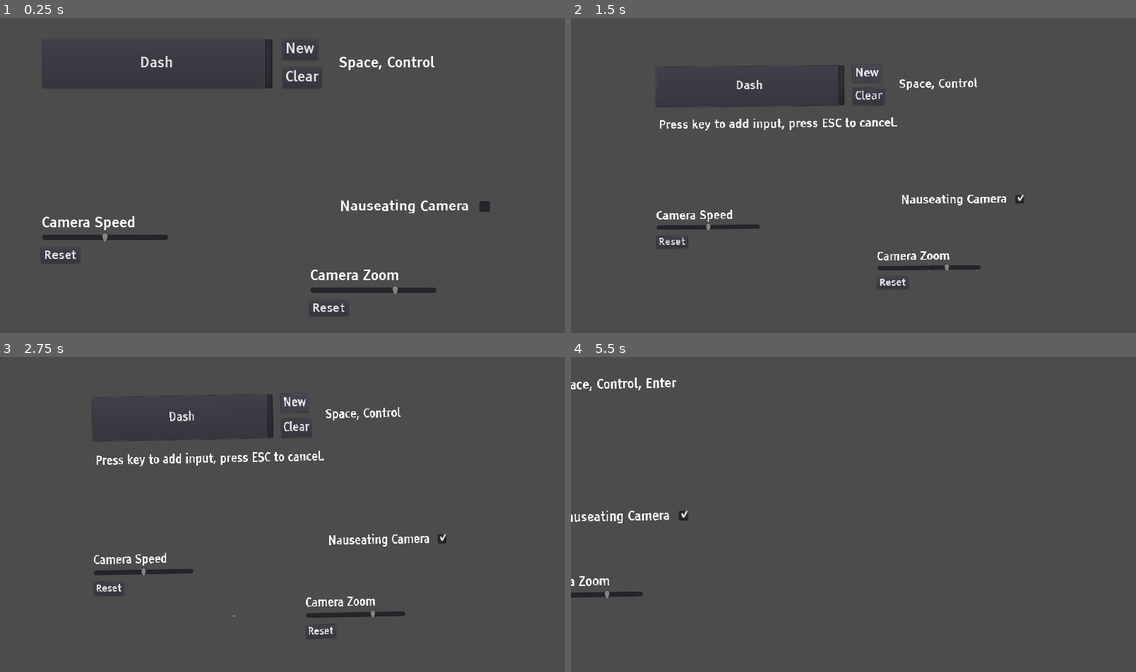
Above: before the commit, frames 1-4 (two rows, left to right).
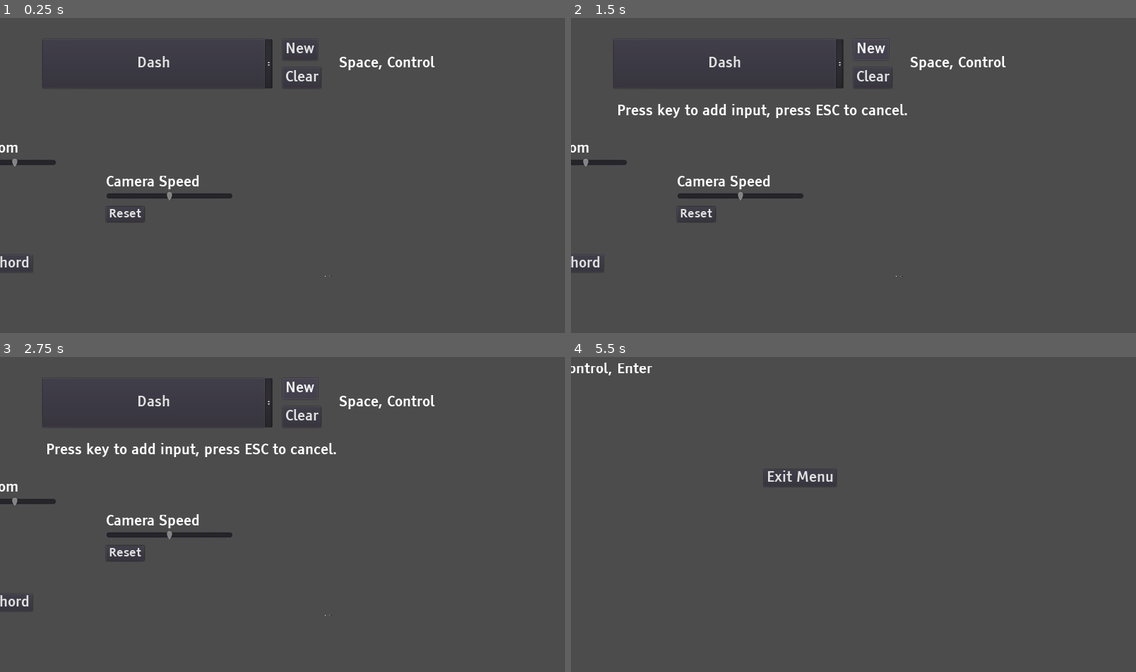
Above: after the commit, the same moments.

Repository: mOtHNOg/GWJ37---Inside-the-machine
Game: Godot game, scene res://scenes/World.tscn
Same seed, same stepped clock (60 frames per second), same inputs: the game is played once before the commit and once after it.
Inputs (mouse positions are in pixels of both pictures, inside the frame that each line leads up to):
- Up to frame 1 (0.25 s): no input
- Up to frame 2 (1.5 s): click (1056, 207) at 0.52 s; click "New" at 1.25 s
- Up to frame 3 (2.75 s): click "New" at 2 s
- Up to frame 4 (5.5 s): tap Enter at 2.75 s; hold D (Right) 2.78-3.53 s; tap Space (Dash) every 0.75 s from 2.85 to 5.1 s; hold S (Down) 3.53-4.28 s; hold D (Right) 4.28-5.03 s; hold W (Up) from 5.03 s (still down)

The runs differ from the first frame. In frame 1, 2.9% of the frame differs, in the area x 0-87%, y 12-94%; in frame 2, 4.5%; in frame 3, 4.5%, in the area x 0-79%, y 6-90%; in frame 4, 1.2%.

Commit message:
score system, random chord button + a lot of messy code

Diff:
--- a/scenes/ControllableCamera.gd
+++ b/scenes/ControllableCamera.gd
@@ -101,7 +101,7 @@
 
 	else:
 		rand_rotation_dir = 0
-		zoom = lerp(zoom, Vector2(1, 1), ROTOFUDGE * delta)
+		cam_zoom = lerp(cam_zoom, Vector2(1, 1), ROTOFUDGE * delta)
 		nauseating_rotation = 0
 
 		var nearest_rotation = stepify(rotation_degrees, 360)
--- a/scenes/ControllableCamera.tscn
+++ b/scenes/ControllableCamera.tscn
@@ -12,3 +12,6 @@
 material = ExtResource( 2 )
 z_index = 3
 polygon = PoolVector2Array( -640, -360, 640, -360, 640, 360, -640, 360 )
+__meta__ = {
+"_edit_lock_": true
+}
--- /dev/null
+++ b/scenes/WinScreen.gd
@@ -0,0 +1,13 @@
+extends Control
+
+onready var labels: Dictionary = {
+	"congratulations" : $Labels/Congratulations,
+	"time" : $Labels/Time,
+	"interactions" : $Labels/Interactions,
+	"score" : $Labels/Score
+}
+
+func _ready():
+	labels.time.text %= str(stepify(Global.time / 60, 0.1))
+	labels.interactions.text %= str(Global.interactions, " / ", Global.total_interactions)
+	labels.score.text %= str(stepify(pow(Global.interactions, 2) / ( Global.time / 60 ) * 1000, 0.1))
--- /dev/null
+++ b/scenes/WinScreen.tscn
@@ -0,0 +1,78 @@
+[gd_scene load_steps=6 format=2]
+
+[ext_resource path="res://assets/font/TiresiasInfofont-OVA33.ttf" type="DynamicFontData" id=1]
+[ext_resource path="res://assets/font/default_font.tres" type="DynamicFont" id=2]
+[ext_resource path="res://scenes/WinScreen.gd" type="Script" id=3]
+
+[sub_resource type="DynamicFont" id=1]
+size = 56
+font_data = ExtResource( 1 )
+
+[sub_resource type="DynamicFont" id=2]
+size = 40
+font_data = ExtResource( 1 )
+
+[node name="WinScreen" type="Control"]
+anchor_right = 1.0
+anchor_bottom = 1.0
+script = ExtResource( 3 )
+__meta__ = {
+"_edit_lock_": true,
+"_edit_use_anchors_": false
+}
+
+[node name="Labels" type="VBoxContainer" parent="."]
+anchor_right = 1.0
+anchor_bottom = 1.0
+custom_constants/separation = 64
+alignment = 1
+__meta__ = {
+"_edit_lock_": true
+}
+
+[node name="Congratulations" type="Label" parent="Labels"]
+margin_top = 182.0
+margin_right = 1280.0
+margin_bottom = 239.0
+custom_fonts/font = SubResource( 1 )
+text = "Congratulations! "
+align = 1
+__meta__ = {
+"_edit_use_anchors_": false
+}
+
+[node name="Time" type="Label" parent="Labels"]
+margin_top = 303.0
+margin_right = 1280.0
+margin_bottom = 336.0
+custom_fonts/font = ExtResource( 2 )
+text = "You exited the menu in %s seconds!"
+align = 1
+autowrap = true
+__meta__ = {
+"_edit_use_anchors_": false
+}
+
+[node name="Interactions" type="Label" parent="Labels"]
+margin_top = 400.0
+margin_right = 1280.0
+margin_bottom = 433.0
+custom_fonts/font = ExtResource( 2 )
+text = "You interected with %s settings."
+align = 1
+autowrap = true
+__meta__ = {
+"_edit_use_anchors_": false
+}
+
+[node name="Score" type="Label" parent="Labels"]
+margin_top = 497.0
+margin_right = 1280.0
+margin_bottom = 537.0
+custom_fonts/font = SubResource( 2 )
+text = "SCORE: %s"
+align = 1
+autowrap = true
+__meta__ = {
+"_edit_use_anchors_": false
+}
--- a/scenes/World.gd
+++ b/scenes/World.gd
@@ -7,7 +7,7 @@
 		shuffle_positions()
 
 func shuffle_positions() -> void:
-	var shuffle_node_parents: Array = [$Checkboxes, $Sliders]
+	var shuffle_node_parents: Array = [$Checkboxes, $Sliders, $Buttons]
 	var shuffle_nodes: Array = []
 	var shuffle_nodes_pos: Array = []
 
@@ -26,5 +26,4 @@
 
 	# apply the randomized positions to the nodes
 	for i in shuffle_nodes.size():
-		print(shuffle_nodes[i])
 		shuffle_nodes[i].rect_position = shuffle_nodes_pos[i]
--- a/scenes/World.tscn
+++ b/scenes/World.tscn
@@ -1,10 +1,13 @@
-[gd_scene load_steps=6 format=2]
+[gd_scene load_steps=9 format=2]
 
 [ext_resource path="res://scenes/ui/MyCheckBox.tscn" type="PackedScene" id=1]
 [ext_resource path="res://scenes/ControllableCamera.tscn" type="PackedScene" id=2]
 [ext_resource path="res://scenes/ui/InputConfig.tscn" type="PackedScene" id=3]
 [ext_resource path="res://scenes/ui/MySlider.tscn" type="PackedScene" id=4]
 [ext_resource path="res://scenes/World.gd" type="Script" id=5]
+[ext_resource path="res://assets/font/default_font.tres" type="DynamicFont" id=6]
+[ext_resource path="res://scenes/ui/MyButton.tscn" type="PackedScene" id=7]
+[ext_resource path="res://assets/font/default_font_medium.tres" type="DynamicFont" id=8]
 
 [node name="World" type="Control"]
 anchor_right = 1.0
@@ -13,6 +16,7 @@
 __meta__ = {
 "_edit_lock_": true
 }
+shuffle_positions = true
 
 [node name="ControllableCamera" parent="." instance=ExtResource( 2 )]
 position = Vector2( 640, 360 )
@@ -28,20 +32,22 @@
 }
 
 [node name="NauseatingCamera" parent="Checkboxes" instance=ExtResource( 1 )]
-margin_left = 1098.0
-margin_top = 428.0
-margin_right = 1098.0
-margin_bottom = 428.32
+margin_left = 1338.0
+margin_top = 330.0
+margin_right = 1338.0
+margin_bottom = 330.32
 label_text = "Nauseating Camera"
 warning_text = "DO NOT PRESS THIS"
 setting = "nauseating_camera"
 
 [node name="SecretCheckbox" parent="Checkboxes" instance=ExtResource( 1 )]
-margin_left = 508.0
-margin_top = 616.0
-margin_right = 877.0
-margin_bottom = 654.24
+margin_left = -160.0
+margin_top = 280.0
+margin_right = 209.0
+margin_bottom = 318.24
 rect_scale = Vector2( 0.05, 0.05 )
+count_as_interaction = false
+count_but_not_to_total = true
 label_text = "Secret Checkbox"
 
 [node name="Sliders" type="Control" parent="."]
@@ -53,19 +59,57 @@
 }
 
 [node name="CamSpeed" parent="Sliders" instance=ExtResource( 4 )]
-anchor_left = 2.35
-anchor_top = 11.25
-anchor_right = 2.57813
-anchor_bottom = 11.3444
+anchor_left = -3.95
+anchor_top = 13.45
+anchor_right = -3.72187
+anchor_bottom = 13.5444
 label_text = "Camera Speed"
 setting = "cam_speed_multiplier"
 
 [node name="CamZoom" parent="Sliders" instance=ExtResource( 4 )]
-anchor_left = 17.55
-anchor_top = 14.25
-anchor_right = 17.7781
-anchor_bottom = 14.3444
+anchor_left = 18.55
+anchor_top = 14.65
+anchor_right = 18.7781
+anchor_bottom = 14.7444
 label_text = "Camera Zoom"
 setting = "cam_zoom_multiplier"
 custom_min_value = 0.1
 custom_max_value = 1.4
+
+[node name="Buttons" type="Control" parent="."]
+margin_right = 122.0
+margin_bottom = 46.0
+__meta__ = {
+"_edit_lock_": true,
+"_edit_use_anchors_": false
+}
+
+[node name="ExitButton" parent="Buttons" instance=ExtResource( 7 )]
+anchor_left = 1.96721
+anchor_top = 7.73913
+anchor_right = 2.06164
+anchor_bottom = 8.17739
+custom_fonts/font = ExtResource( 6 )
+text = "Exit Menu"
+count_as_interaction = false
+press_func = "win"
+
+[node name="ChordButton" parent="Buttons" instance=ExtResource( 7 )]
+anchor_left = 8.68852
+anchor_top = -1.82609
+anchor_right = 10.5862
+anchor_bottom = -0.974783
+custom_fonts/font = ExtResource( 6 )
+text = "Random Chord"
+press_func = "show_random_chord"
+child_as_argument = true
+
+[node name="Label" type="Label" parent="Buttons/ChordButton"]
+margin_left = 2.0
+margin_top = 48.0
+margin_right = 42.0
+margin_bottom = 81.0
+custom_fonts/font = ExtResource( 8 )
+__meta__ = {
+"_edit_use_anchors_": false
+}
--- a/scenes/ui/InputConfig.tscn
+++ b/scenes/ui/InputConfig.tscn
@@ -25,8 +25,6 @@
 PopupMenu/styles/panel_disabled = null
 PopupMenu/styles/separator = null
 
-[sub_resource type="ImageTexture" id=1]
-
 [node name="InputConfig" type="Control"]
 anchor_right = 1.0
 anchor_bottom = 1.0
@@ -45,7 +43,6 @@
 margin_bottom = 160.0
 focus_mode = 0
 theme = SubResource( 6 )
-custom_icons/arrow = SubResource( 1 )
 custom_fonts/font = ExtResource( 2 )
 align = 1
 __meta__ = {
--- /dev/null
+++ b/scenes/ui/MyButton.gd
@@ -0,0 +1,25 @@
+extends Button
+
+export var count_as_interaction: bool = false
+export var count_but_not_to_total: bool = false
+var interacted: bool = false
+
+export var press_func: String
+export var child_as_argument = false
+
+func _ready():
+	if count_as_interaction == true:
+		Global.total_interactions += 1
+
+func _on_pressed():
+	add_to_interactions()
+
+	if child_as_argument:
+		Settings.call(press_func, get_child(0))
+	else:
+		Settings.call(press_func)
+
+func add_to_interactions() -> void:
+	if ( count_as_interaction or count_but_not_to_total ) and ! interacted:
+		interacted = true
+		Global.interactions += 1
--- /dev/null
+++ b/scenes/ui/MyButton.tscn
@@ -0,0 +1,19 @@
+[gd_scene load_steps=2 format=2]
+
+[ext_resource path="res://scenes/ui/MyButton.gd" type="Script" id=1]
+
+[node name="MyButton" type="Button" groups=[
+"button",
+]]
+anchor_right = 0.049625
+anchor_bottom = 0.0446667
+margin_right = 0.48
+margin_bottom = -0.16
+focus_mode = 0
+script = ExtResource( 1 )
+__meta__ = {
+"_edit_use_anchors_": true
+}
+count_as_interaction = true
+
+[connection signal="pressed" from="." to="." method="_on_pressed"]
--- a/scenes/ui/MyCheckBox.gd
+++ b/scenes/ui/MyCheckBox.gd
@@ -13,4 +13,6 @@
 		checkbox.pressed = Settings.get(setting)
 
 func _on_CheckBox_toggled(button_pressed):
+	add_to_interactions()
+
 	Settings.set(setting, button_pressed)
--- a/scenes/ui/MyCheckBox.tscn
+++ b/scenes/ui/MyCheckBox.tscn
@@ -14,12 +14,12 @@
 __meta__ = {
 "_edit_use_anchors_": false
 }
+count_as_interaction = true
 
 [node name="Label" type="Label" parent="."]
-margin_left = -324.0
-margin_top = -16.0
-margin_right = -36.0
-margin_bottom = 17.0
+margin_left = -148.0
+margin_right = 140.0
+margin_bottom = 33.0
 grow_horizontal = 0
 custom_fonts/font = ExtResource( 1 )
 text = "checkbox"
@@ -30,10 +30,10 @@
 }
 
 [node name="Warning" type="Label" parent="."]
-margin_left = -328.0
-margin_top = 32.0
-margin_right = -19.0
-margin_bottom = 65.0
+margin_left = -152.0
+margin_top = 48.0
+margin_right = 157.0
+margin_bottom = 81.0
 grow_horizontal = 0
 custom_fonts/font = ExtResource( 3 )
 align = 2
@@ -45,10 +45,10 @@
 [node name="CheckBox" type="CheckBox" parent="." groups=[
 "button",
 ]]
-margin_left = -12.0
-margin_top = -12.0
-margin_right = 12.0
-margin_bottom = 12.0
+margin_left = 164.0
+margin_top = 4.0
+margin_right = 188.0
+margin_bottom = 28.0
 rect_scale = Vector2( 2, 2 )
 rect_pivot_offset = Vector2( 12, 12 )
 focus_mode = 0
--- a/scenes/ui/MySlider.gd
+++ b/scenes/ui/MySlider.gd
@@ -20,6 +20,8 @@
 		slider.value = Settings.get(setting)
 
 func _on_HSlider_value_changed(value):
+	add_to_interactions()
+
 	Settings.set(setting, value)
 
 
--- a/scenes/ui/MySlider.tscn
+++ b/scenes/ui/MySlider.tscn
@@ -11,6 +11,7 @@
 __meta__ = {
 "_edit_use_anchors_": true
 }
+count_as_interaction = true
 
 [node name="Label" type="Label" parent="."]
 margin_right = 288.0
--- a/scripts/BaseUIElement.gd
+++ b/scripts/BaseUIElement.gd
@@ -3,6 +3,10 @@
 
 onready var label: Label = get_node("Label")
 onready var warning: Label = get_node_or_null("Warning")
+
+export var count_as_interaction: bool = false
+export var count_but_not_to_total: bool = false
+var interacted: bool = false
 
 export var label_text: String
 export var show_warning: bool = false
@@ -10,9 +14,18 @@
 
 export var setting: String
 
+func _ready():
+	if count_as_interaction == true:
+		Global.total_interactions += 1
+
 func _process(_delta) -> void:
 	label.text = label_text
 
 	if warning != null:
 		warning.visible = show_warning
 		warning.text = warning_text
+
+func add_to_interactions() -> void:
+	if ( count_as_interaction or count_but_not_to_total ) and ! interacted:
+		interacted = true
+		Global.interactions += 1
--- a/scripts/Global.gd
+++ b/scripts/Global.gd
@@ -1,10 +1,36 @@
 extends Node
+
+var interactions: int = 0
+var total_interactions: int = 0
+
+var time: float = 0
+var do_time: bool = true
 
 func _ready():
 	randomize()
+
+func _physics_process(delta):
+	if do_time:
+		time += 1
 
 func _input(event) -> void:
 	if event.is_action_pressed("Fullscreen"):
 		OS.window_fullscreen = ! OS.window_fullscreen
 	if event.is_action_pressed("hidden_nauseating_cam_deactivate"):
 		Settings.nauseating_camera = false
+
+func get_random_chord(notes_count: int = 3) -> Array:
+	var chord: Array = []
+	var possible_notes: Array = ["A", "A#", "B", "C", "C#", "D", "D#", "E", "F", "G", "G#"]
+
+
+	for i in notes_count:
+		var random_note: String = possible_notes[int(rand_range(0, possible_notes.size()))]
+
+		# make sure random note isn't already in array
+		while chord.find(random_note) != -1:
+			random_note = possible_notes[int(rand_range(0, possible_notes.size()))]
+
+		chord.append(random_note)
+
+	return chord
--- a/scripts/Settings.gd
+++ b/scripts/Settings.gd
@@ -1,3 +1,4 @@
+# Not just for settings; this is for everything related to buttons and ui elements.
 extends Node
 
 var cam_speed_multiplier: float = 1
@@ -5,3 +6,11 @@
 
 var nauseating_camera: bool = false
 var bullet_hell: bool = false
+
+func win() -> void:
+	Global.do_time = false
+	get_tree().change_scene("res://scenes/WinScreen.tscn")
+
+func show_random_chord(label: Label) -> void:
+	var chord = Global.get_random_chord(floor(rand_range(3, 7)))
+	label.text = str(chord)
Not shown: 1 places in scenes/ui/InputConfig.tscn that only renumber resources
Not shown, removed: assets/art/backgrounds/.bits and bobs.kra-autosave.kra
Not shown, changed: assets/art/backgrounds/bits and bobs.kra
Not shown, changed: assets/art/backgrounds/bits and bobs.kra~
